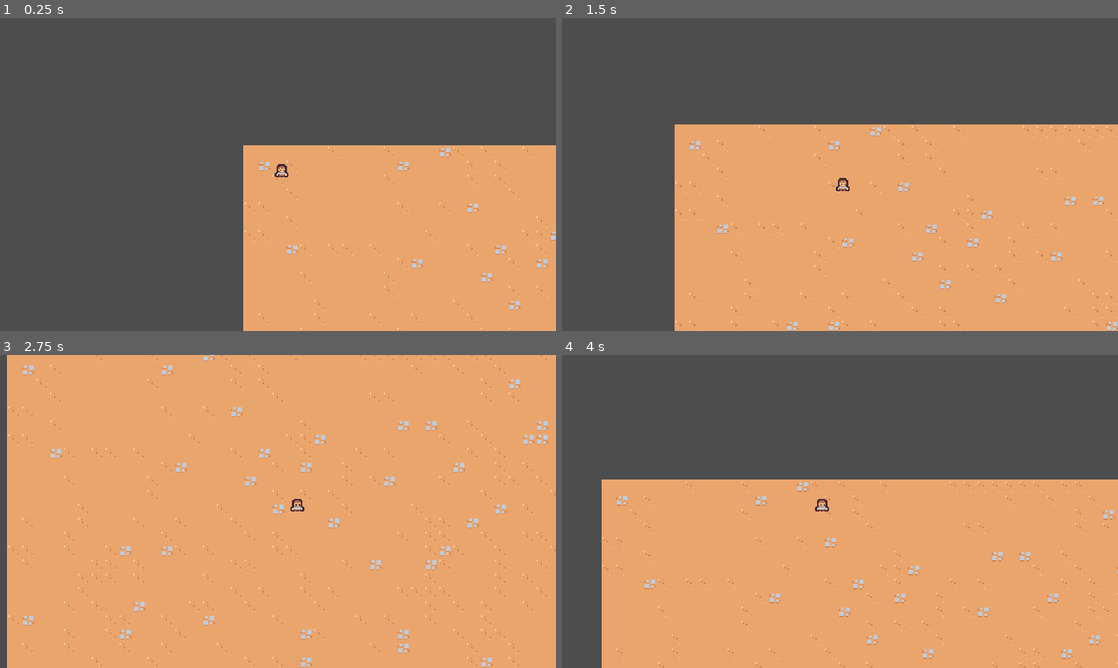
Above: before the commit, frames 1-4 (two rows, left to right).
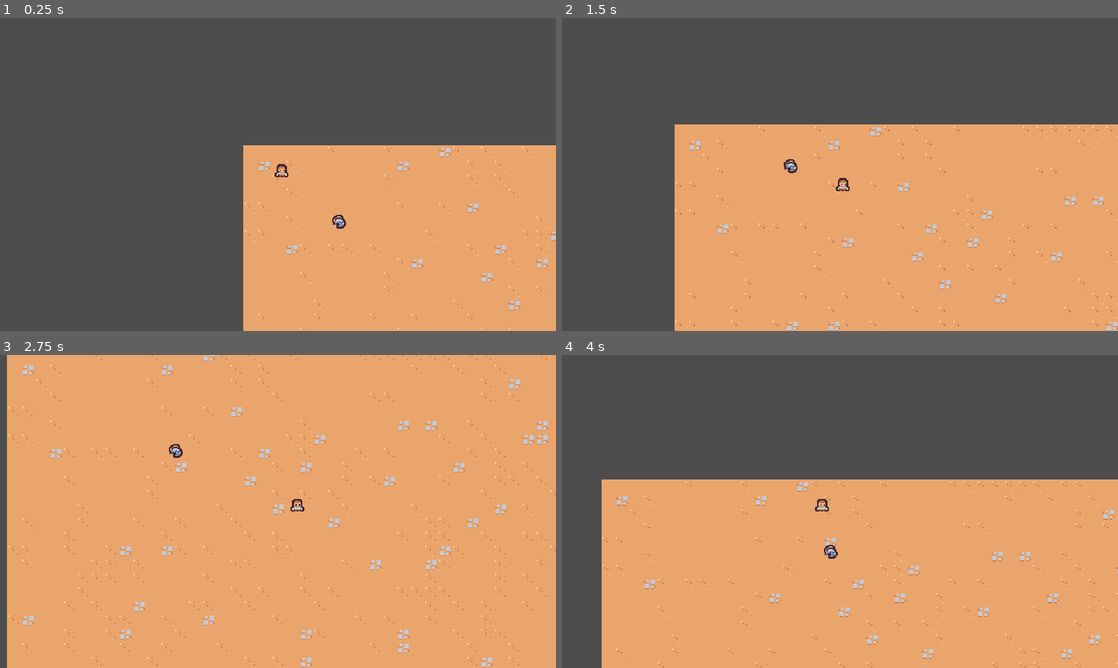
Above: after the commit, the same moments.

Repository: TinyTakinTeller/FirstGodotProject
Game: Godot game, scene res://scenes/main/main.tscn
Same seed, same stepped clock (60 frames per second), same inputs: the game is played once before the commit and once after it.
Inputs:
- Up to frame 1 (0.25 s): no input
- Up to frame 2 (1.5 s): hold Right (move_right) 0.53-1.28 s; hold Down (move_down) from 1.28 s (still down)
- Up to frame 3 (2.75 s): release Down (move_down) at 2.03 s; hold Right (move_right) from 2.03 s (still down)
- Up to frame 4 (4 s): release Right (move_right) at 2.78 s; hold Up (move_up) 2.78-3.53 s; hold Left (move_left) from 3.53 s (still down)

The runs differ from the first frame. In frame 1, less than 0.1% of the frame differs, in the area x 59-63%, y 62-68%; in frame 2, less than 0.1%, in the area x 39-43%, y 45-50%; in frame 3, less than 0.1%; in frame 4, less than 0.1%.

Commit message:
chapter 2.1 | rat enemy

Diff:
--- /dev/null
+++ b/scenes/basic_enemy/basic_enemy.gd
@@ -0,0 +1,21 @@
+extends CharacterBody2D
+
+const MAX_SPEED: float = 75
+
+
+# Called when the node enters the scene tree for the first time.
+func _ready():
+	pass # Replace with function body.
+
+
+# Called every frame. 'delta' is the elapsed time since the previous frame.
+func _process(delta):
+	self.velocity = get_direction_to_player() * MAX_SPEED
+	self.move_and_slide()
+
+
+func get_direction_to_player() -> Vector2:
+	var player: Node2D = self.get_tree().get_first_node_in_group("player") as Node2D
+	if player != null:
+		return (player.global_position - self.global_position).normalized()
+	return Vector2.ZERO
--- /dev/null
+++ b/scenes/basic_enemy/basic_enemy.tscn
@@ -0,0 +1,17 @@
+[gd_scene load_steps=4 format=3 uid="uid://5nvw1i856kr3"]
+
+[ext_resource type="Texture2D" uid="uid://doylycsw0cefh" path="res://scenes/basic_enemy/basic_enemy.png" id="1_ck157"]
+[ext_resource type="Script" path="res://scenes/basic_enemy/basic_enemy.gd" id="1_evfld"]
+
+[sub_resource type="CircleShape2D" id="CircleShape2D_lmybg"]
+radius = 5.0
+
+[node name="BasicEnemy" type="CharacterBody2D"]
+collision_layer = 0
+script = ExtResource("1_evfld")
+
+[node name="Sprite2D" type="Sprite2D" parent="."]
+texture = ExtResource("1_ck157")
+
+[node name="CollisionShape2D" type="CollisionShape2D" parent="."]
+shape = SubResource("CircleShape2D_lmybg")
--- a/scenes/game_camera/game_camera.gd
+++ b/scenes/game_camera/game_camera.gd
@@ -13,8 +13,8 @@
 	self.acquire_target()
 	self.global_position = self.global_position.lerp(self.target_position, 1.0 - exp(-delta * 10))
 
+
 func acquire_target():
-	var player_nodes: Array[Node] = self.get_tree().get_nodes_in_group("player")
-	if player_nodes.size() > 0:
-		var player: Node2D = player_nodes[0] as Node2D
+	var player: Node2D = self.get_tree().get_first_node_in_group("player") as Node2D
+	if player != null:
 		self.target_position = player.global_position
--- a/scenes/main/main.tscn
+++ b/scenes/main/main.tscn
@@ -1,8 +1,9 @@
-[gd_scene load_steps=4 format=3 uid="uid://o7b72hn4d3ef"]
+[gd_scene load_steps=5 format=3 uid="uid://o7b72hn4d3ef"]
 
 [ext_resource type="TileSet" uid="uid://dvbs3ye5sj3wq" path="res://resources/tileset.tres" id="1_4n1tn"]
 [ext_resource type="PackedScene" uid="uid://7u5tog6k4j5t" path="res://scenes/player/player.tscn" id="1_sjfq2"]
 [ext_resource type="PackedScene" uid="uid://b6t4tcqfsn5q0" path="res://scenes/game_camera/game_camera.tscn" id="3_agt7c"]
+[ext_resource type="PackedScene" uid="uid://5nvw1i856kr3" path="res://scenes/basic_enemy/basic_enemy.tscn" id="4_l1vbq"]
 
 [node name="Main" type="Node"]
 
@@ -15,3 +16,6 @@
 
 [node name="Player" parent="." instance=ExtResource("1_sjfq2")]
 position = Vector2(44, 37)
+
+[node name="BasicEnemy" parent="." instance=ExtResource("4_l1vbq")]
+position = Vector2(125, 99)
--- a/scenes/player/player.gd
+++ b/scenes/player/player.gd
@@ -13,6 +13,7 @@
 	self.velocity = get_direction() * MAX_SPEED
 	self.move_and_slide()
 
+
 func get_direction() -> Vector2:
 	# right is X+ axis and down is Y+ axis
 	var x_movement: float = Input.get_action_strength("move_right") - Input.get_action_strength("move_left")
--- a/scenes/player/player.tscn
+++ b/scenes/player/player.tscn
@@ -7,6 +7,7 @@
 radius = 5.0
 
 [node name="Player" type="CharacterBody2D" groups=["player"]]
+collision_layer = 0
 script = ExtResource("1_hohw5")
 
 [node name="Sprite2D" type="Sprite2D" parent="."]
Binary file added: scenes/basic_enemy/basic_enemy.png
Not shown, added: scenes/basic_enemy/basic_enemy.png.import
Not shown, changed: readme.md
